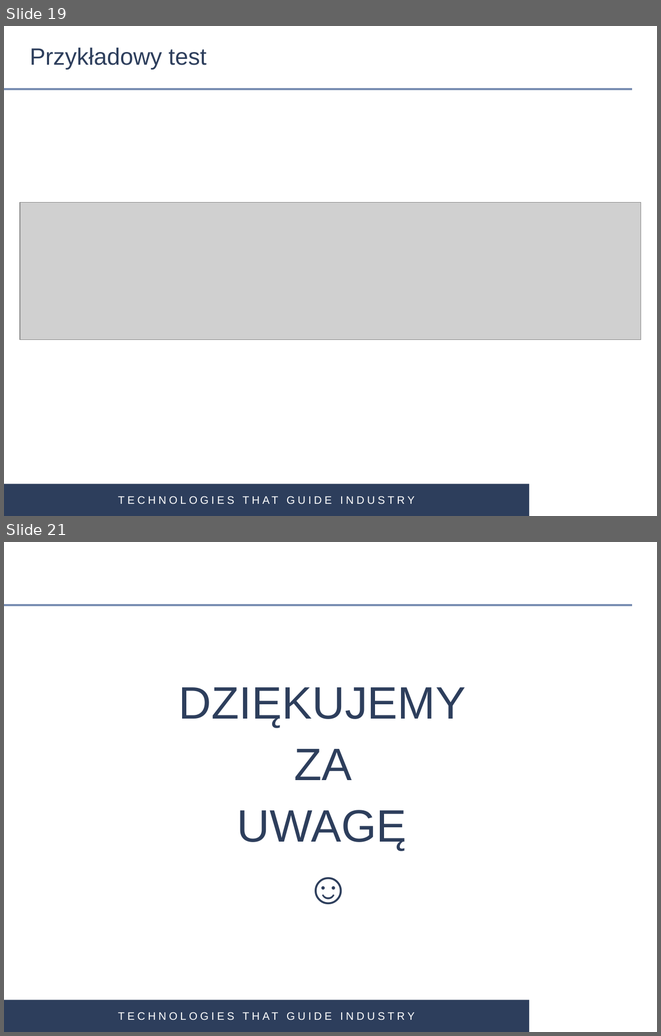
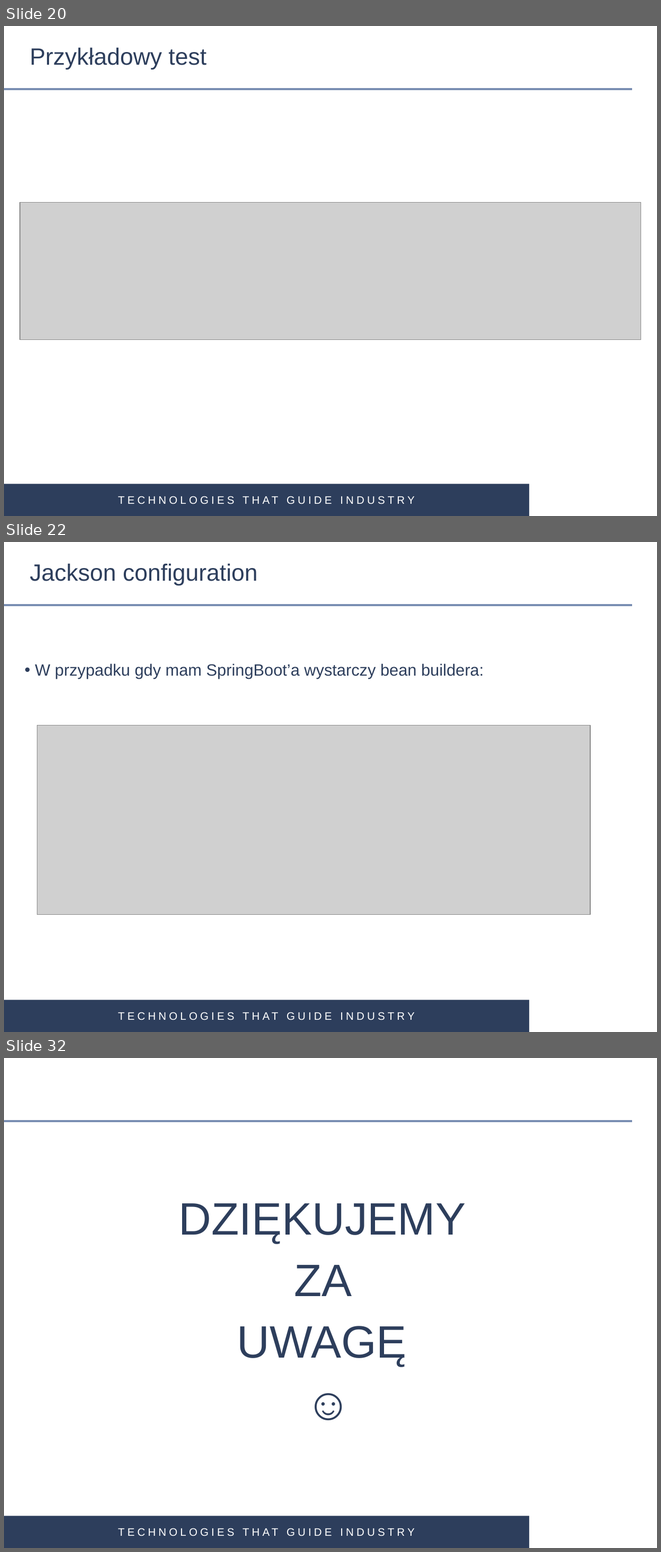
Before and after one commit to gardian91/SPRING_MVC-PSK, a slide deck: Spring MVC.pptx. Shown one above the other, each under a label of ours: slides 19 and 21 before the commit, slides 20, 22 and 32 after it; the slides between them are not shown. The pictures are 661x1036 and 661x1552 pixels, drawn with LibreOffice and Linux fonts; fonts in the diff are those of the drawing; grey boxes stand for pictures; background and template pictures are left out. Boxes give left, top, right and bottom in pixels: in the first picture for what was removed or moved away, otherwise in the second. Text is boxed around its words. In the diff, an @@ line names an element or a change of style, - is before the commit and + after.

```diff
--- a/Spring MVC.pptx
+++ b/Spring MVC.pptx
@@ slide 22 added at <box>4,542,657,1032</box>, background #FFFFFF; not listed: 3 template elements that a slide beside it also shows @@
@@ title added at <box>30,563,258,585</box>, 26 pt, text #2D3E5C @@
+Jackson configuration
@@ text added at <box>35,663,484,679</box>, 18 pt, text #2D3E5C @@
+• W przypadku gdy mam SpringBoot’a wystarczy bean buildera:
@@ picture added at <box>37,725,590,915</box> @@
@@ what was slide 19 is now slide 20 @@
@@ what was slide 21 is now slide 32 @@
```
Also in this commit, not shown: 5 slides changed, 11 other slides added, 1 slide removed, 12 other files.
